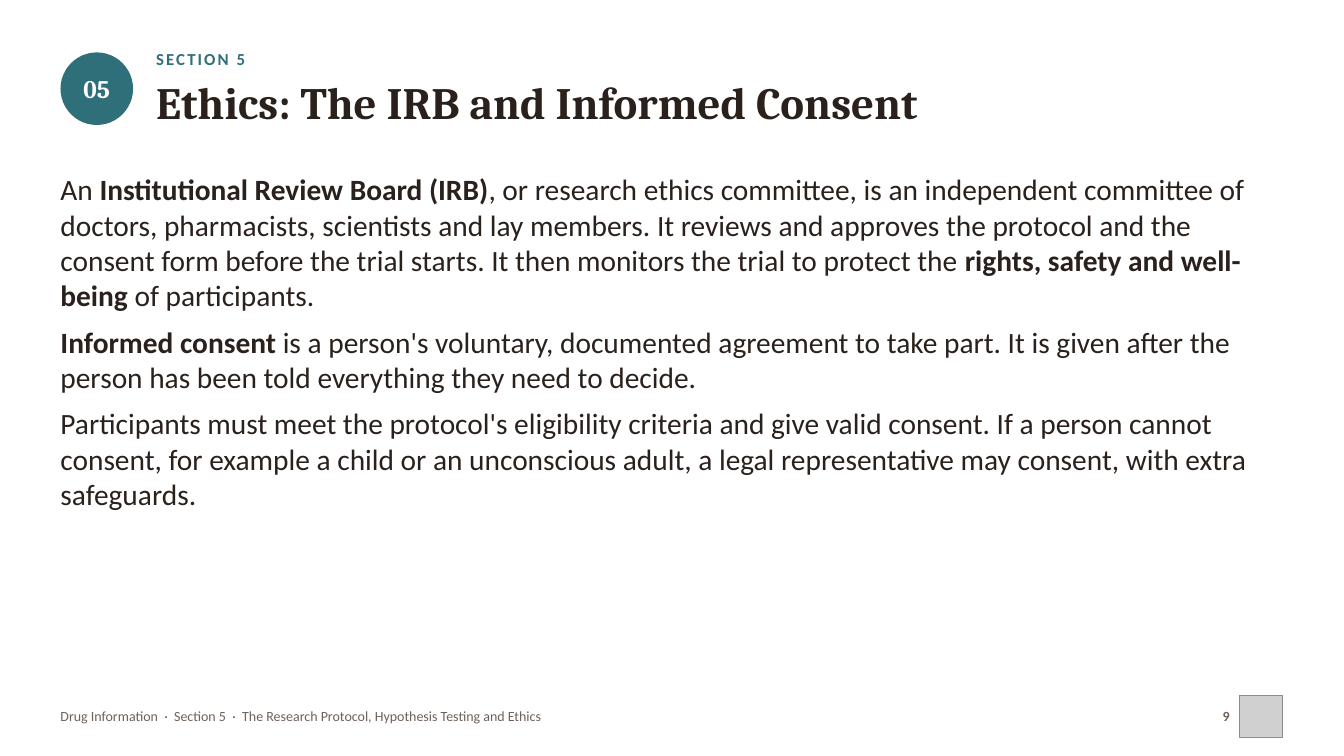
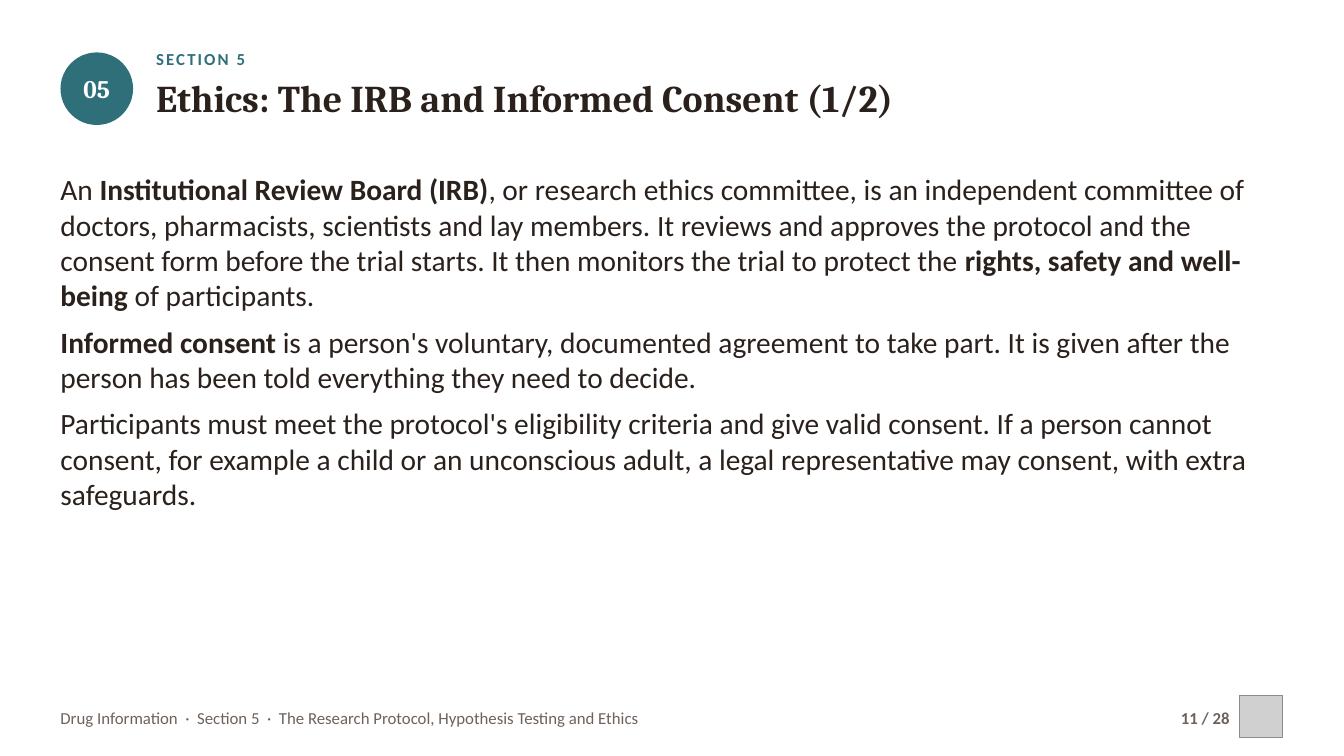
Before and after one commit to drrefaat18-ops/yasser, a slide deck: slide 11 of projects/drug-information-practical/slides/ch05-protocol-hypothesis-ethics.pptx (slide 9 before the commit). Drawn at 1344x756 pixels with LibreOffice and Linux fonts; fonts in the diff are those of the drawing; grey boxes stand for pictures. Boxes give left, top, right and bottom in pixels: in the first picture for what was removed or moved away, otherwise in the second. Text is boxed around its words. In the diff, an @@ line names an element or a change of style, - is before the commit and + after.

```diff
--- a/projects/drug-information-practical/slides/ch05-protocol-hypothesis-ethics.pptx
+++ b/projects/drug-information-practical/slides/ch05-protocol-hypothesis-ethics.pptx
@@ text at [156, 84, 893, 118]: text changed; size 32 to 27 pt @@
-Ethics: The IRB and Informed Consent
+Ethics: The IRB and Informed Consent (1/2)
@@ text "Drug Information · Section 5 ..." at [60, 712, 638, 727]: size 10 to 12 pt @@
@@ text at [1181, 712, 1230, 724]: text changed; size 10 to 12 pt @@
-9
+11 / 28
```
Also in this commit, not shown: 22 other slides changed, 3 slides added, 14 other files.
